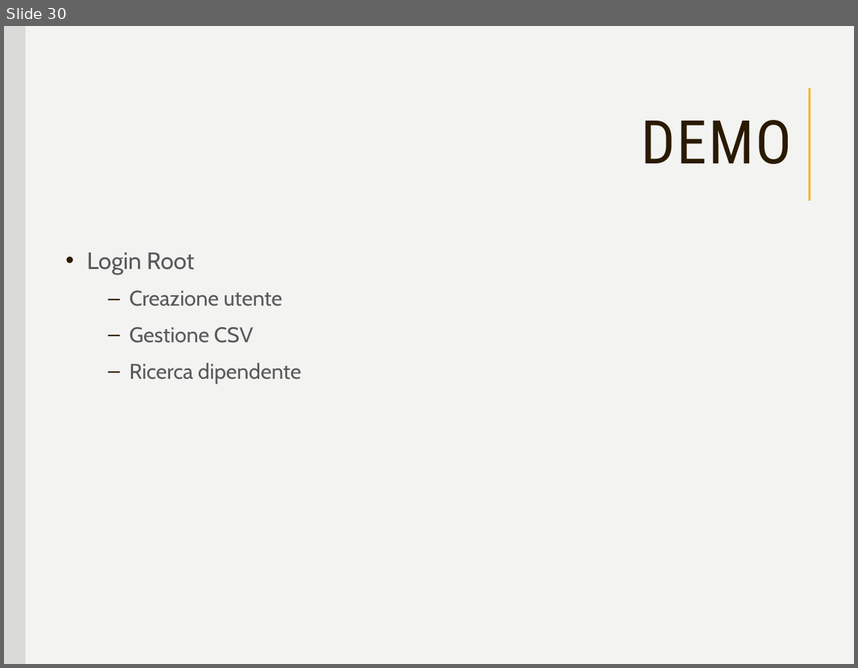
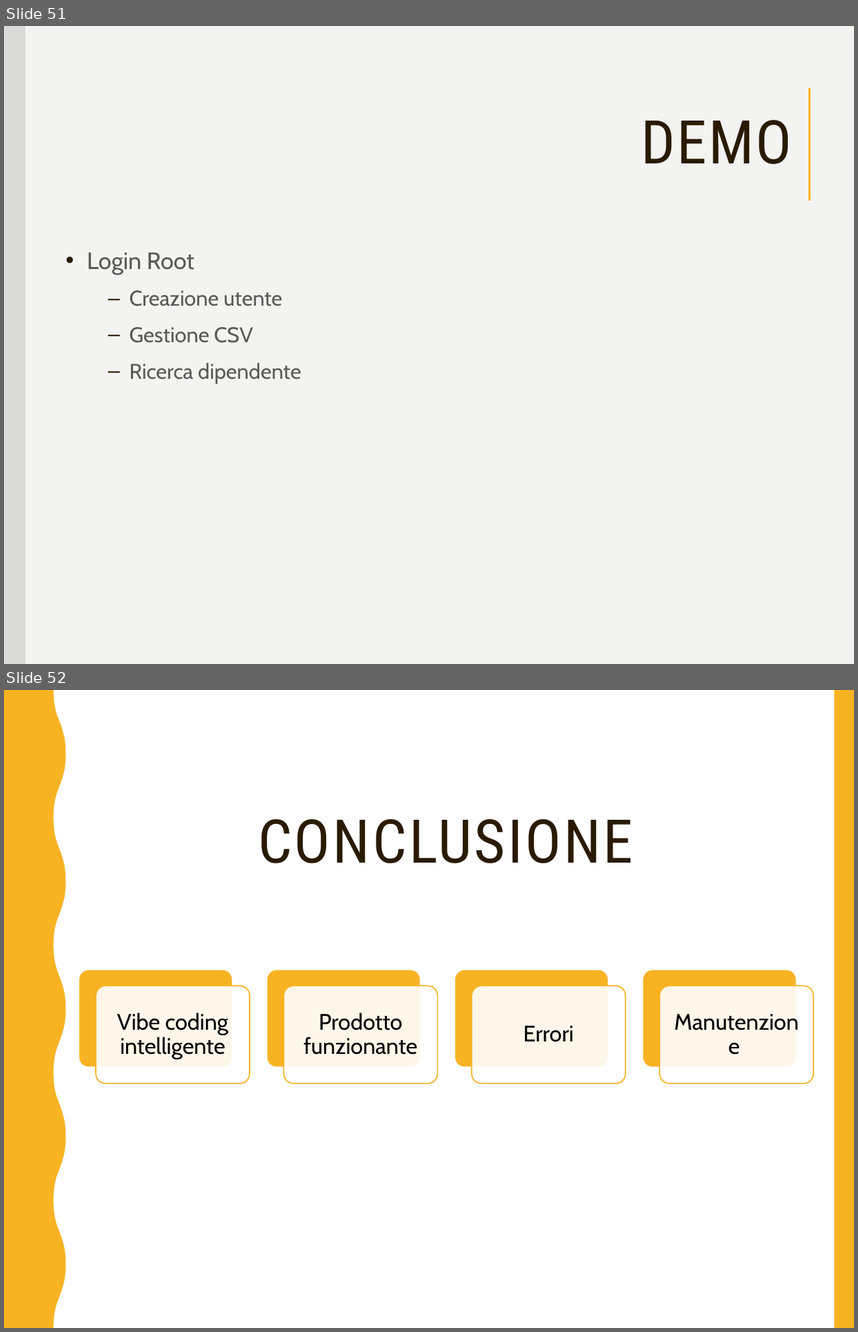
Before and after one commit to RiccardoSC2050/Progetto-ingegneria-del-software_1092954_1092457, a slide deck: presentazione/pw/Presentazione_Progetto_Ingegneria_Software(1).pptx. Shown one above the other, each under a label of ours: slide 30 before the commit, slides 51 and 52 after it. The pictures are 858x668 and 858x1332 pixels, drawn with LibreOffice and Linux fonts; fonts in the diff are those of the drawing. Boxes give left, top, right and bottom in pixels: in the first picture for what was removed or moved away, otherwise in the second. Text is boxed around its words. In the diff, an @@ line names an element or a change of style, - is before the commit and + after.

```diff
--- a/presentazione/pw/Presentazione_Progetto_Ingegneria_Software(1).pptx
+++ b/presentazione/pw/Presentazione_Progetto_Ingegneria_Software(1).pptx
@@ slide 52 added at (4,690,854,1328), background #FFFFFF; not listed: 1 template element that a slide beside it also shows @@
@@ rectangle added at (4,690,854,1328), fill #FFFFFF @@
@@ freeform shape added at (4,690,66,1328), fill #F8B323 @@
@@ rectangle added at (835,690,854,1328), fill #F8B323 @@
@@ title added at (258,819,633,863), 51 pt, text #2A1A00 @@
+CONCLUSIONE
@@ group added at (79,969,813,1083): 8 rounded rectangles, 4 texts @@
+Vibe coding intelligente
+Prodotto funzionante
+Errori
+Manutenzione
@@ what was slide 30 is now slide 51 @@
```
Also in this commit, not shown: 4 slides changed, 22 other slides added, 2 slides removed, 5 other files.
